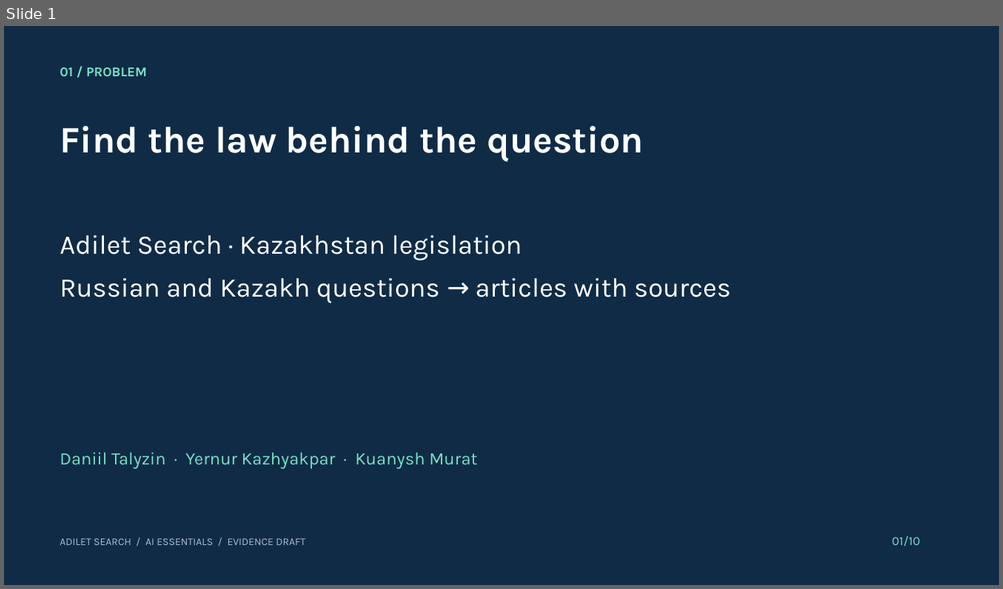
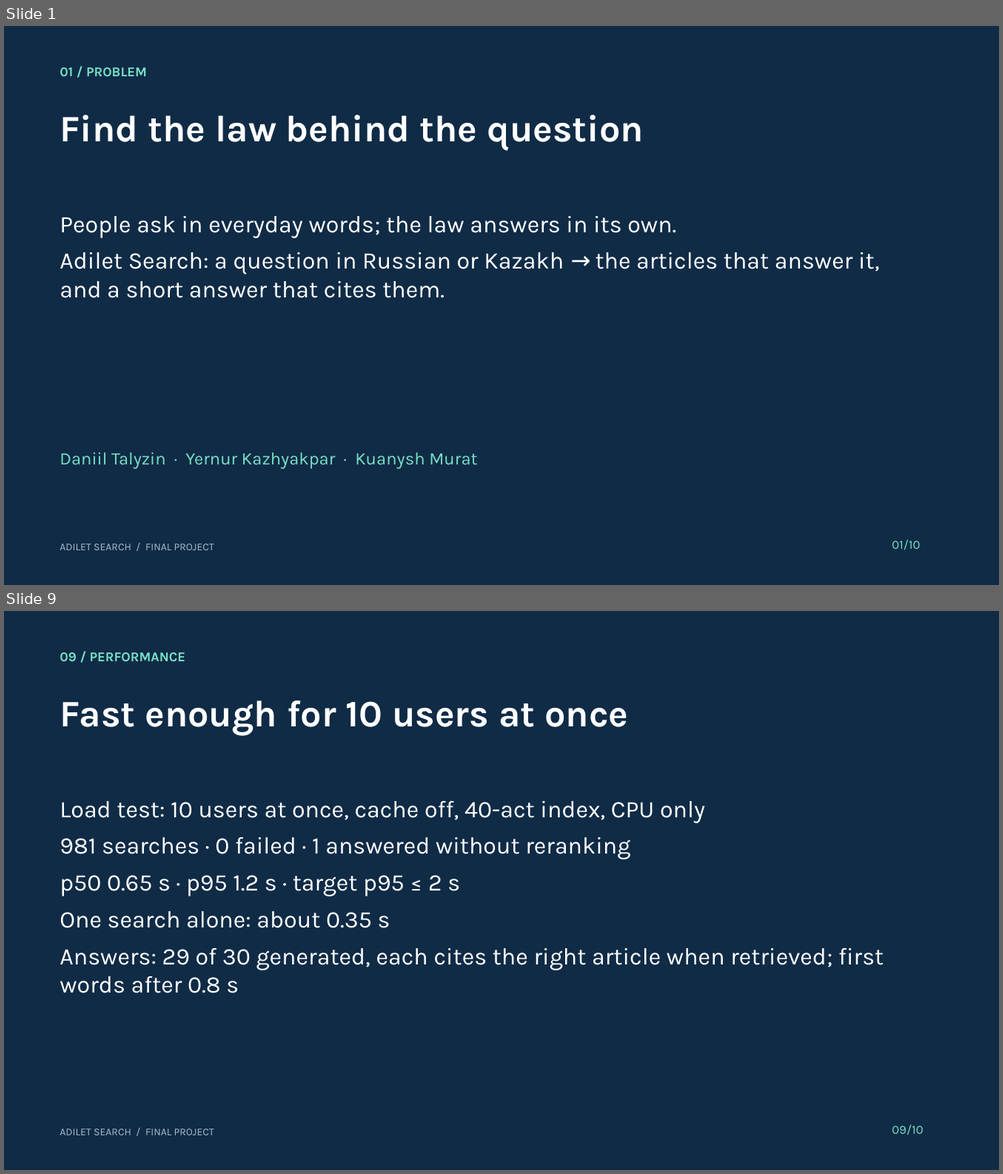
Before and after one commit to R0onen/adilet-search, a slide deck: docs/presentation/final_deck.pptx. Shown one above the other, each under a label of ours: slide 1 before the commit, slides 1 and 9 after it; the slides between them are not shown. The pictures are 1003x589 and 1003x1174 pixels, drawn with LibreOffice and Linux fonts; fonts in the diff are those of the drawing. Boxes give left, top, right and bottom in pixels: in the first picture for what was removed or moved away, otherwise in the second. Text is boxed around its words. In the diff, an @@ line names an element or a change of style, - is before the commit and + after.

Commit message:
docs: final evaluation, load test on the deployed corpus, model card for pipeline 1.0.0, presentation, guides and status

```diff
--- a/docs/presentation/final_deck.pptx
+++ b/docs/presentation/final_deck.pptx
@@ slide 9 added at [4,611,999,1170], background #102B46 @@
@@ text added at [60,652,185,661], 13 pt, text #78E1C6, bold @@
+09 / PERFORMANCE
@@ text added at [60,701,628,735], 36 pt, text #FFFFFF, bold @@
+Fast enough for 10 users at once
@@ text added at [60,801,883,994], 23 pt, text #FFFFFF @@
+Load test: 10 users at once, cache off, 40-act index, CPU only
+981 searches · 0 failed · 1 answered without reranking
+p50 0.65 s · p95 1.2 s · target p95 ≤ 2 s
+One search alone: about 0.35 s
+Answers: 29 of 30 generated, each cites the right article when retrieved; first words after 0.8 s
@@ text added at [60,1129,214,1136], 10 pt, text #A9BED0 @@
+ADILET SEARCH / FINAL PROJECT
@@ text added at [891,1125,922,1135], 12 pt, text #78E1C6 @@
+09/10
@@ slide 1 changed as well @@
@@ text "Find the law behind the ..." at [60,115,643,150]: less space between paragraphs @@
@@ text "Find the law behind the ...": place and size @@
-text "Find the law behind the ..." at [60,126,643,161]
+text "Find the law behind the ..." at [60,115,643,150]
@@ text at [60,216,879,298]: text changed; size 26 to 23 pt @@
-Adilet Search · Kazakhstan legislation
-Russian and Kazakh questions → articles with sources
+People ask in everyday words; the law answers in its own.
+Adilet Search: a question in Russian or Kazakh → the articles that answer it, and a short answer that cites them.
@@ text "01/10" at [891,540,919,550]: less space between paragraphs @@
@@ text at [60,544,214,551]: text changed @@
-ADILET SEARCH / AI ESSENTIALS / EVIDENCE DRAFT
+ADILET SEARCH / FINAL PROJECT
```
Also in this commit, not shown: 1 other slide changed, 7 other slides added, 8 slides removed, 29 other files.
